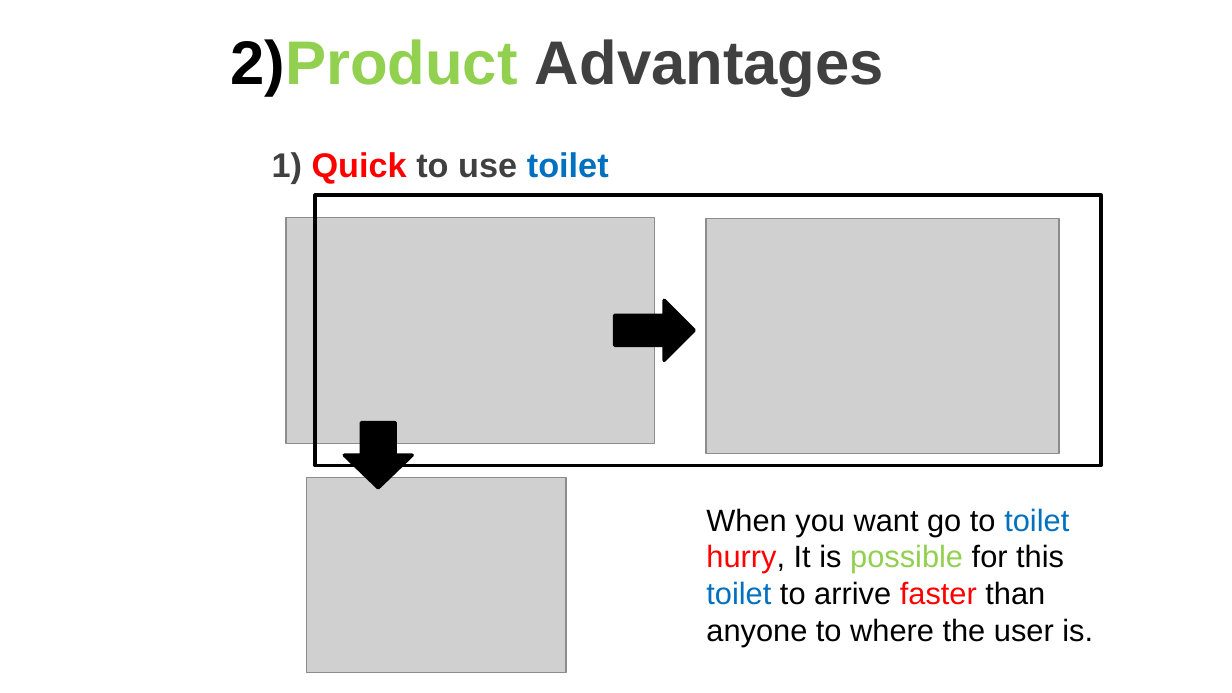
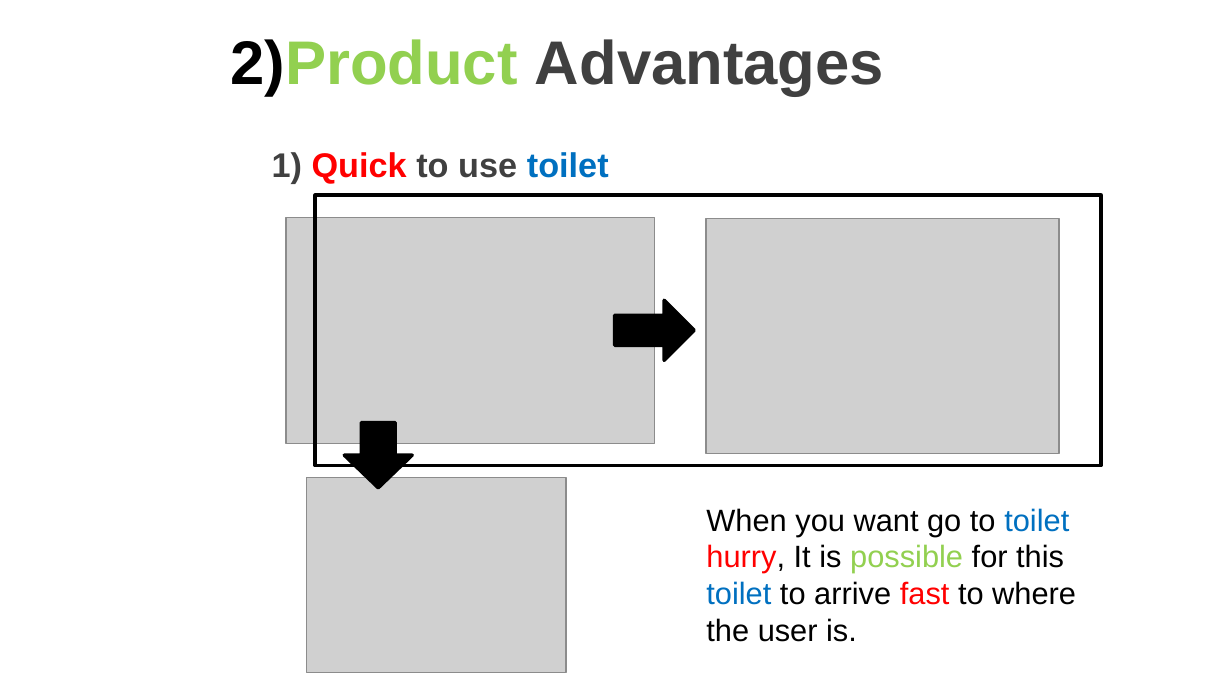
Before and after one commit to SWGO-1819/test, a slide deck: slide 4 of 영어 말하기 ppt.pptx. Drawn at 1232x693 pixels with LibreOffice and Linux fonts; fonts in the diff are those of the drawing; grey boxes stand for pictures; background and template pictures are left out. Boxes give left, top, right and bottom in pixels: in the first picture for what was removed or moved away, otherwise in the second. Text is boxed around its words. In the diff, an @@ line names an element or a change of style, - is before the commit and + after.

```diff
--- a/영어 말하기 ppt.pptx
+++ b/영어 말하기 ppt.pptx
@@ text at (706, 508, 1076, 642): text changed @@
-When you want go to toilet hurry, It is possible for this toilet to arrive faster than anyone to where the user is.
+When you want go to toilet hurry, It is possible for this toilet to arrive fast to where the user is.
```
Also in this commit, not shown: 2 other slides changed.
